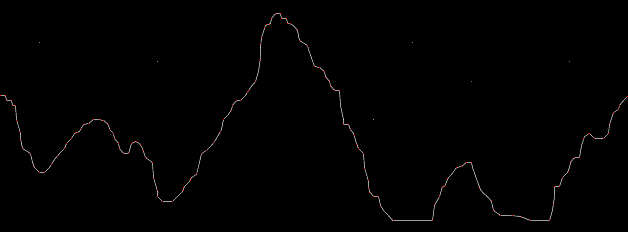
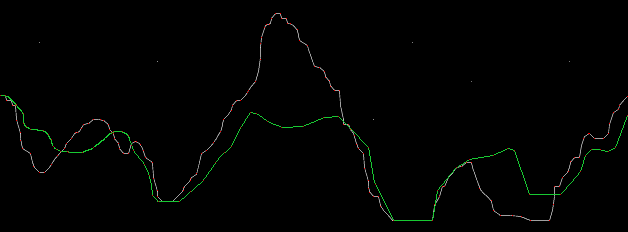
Revision of a layered 628x232 image; what changed, layer by layer:
added layer "buzzp" above "points" over [0, 95, 628, 221]
painted on "points" over [0, 95, 628, 221]
added layer "buzzp #1" over [0, 95, 628, 221]
